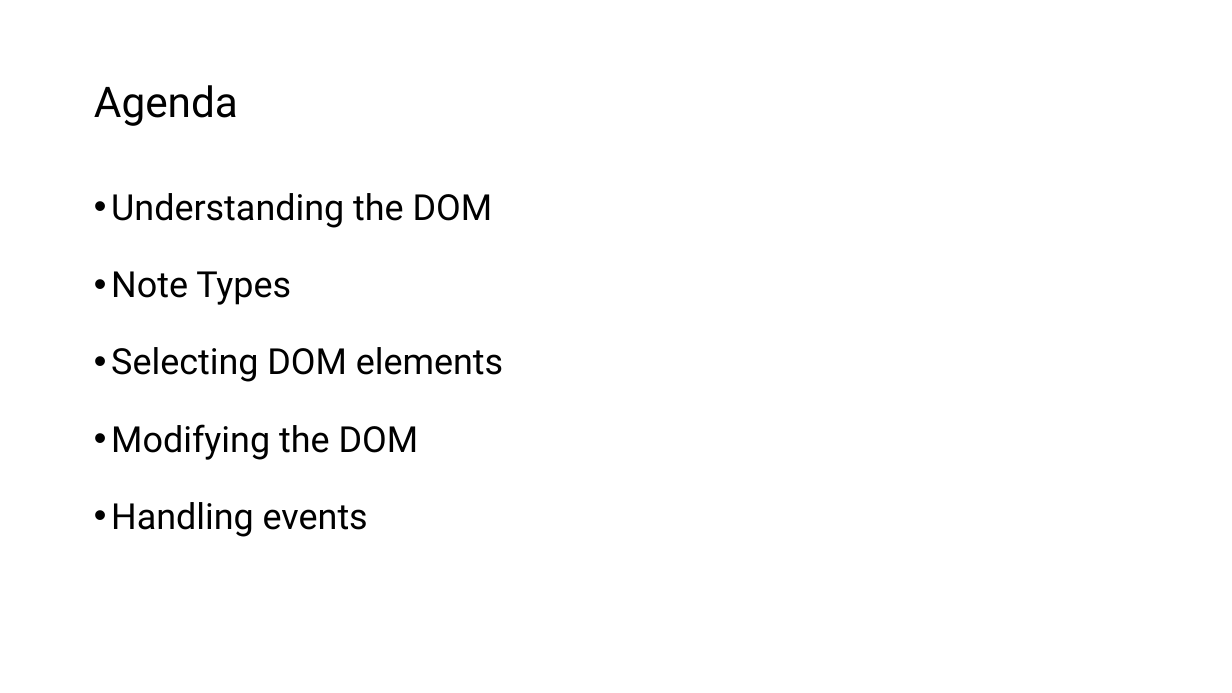
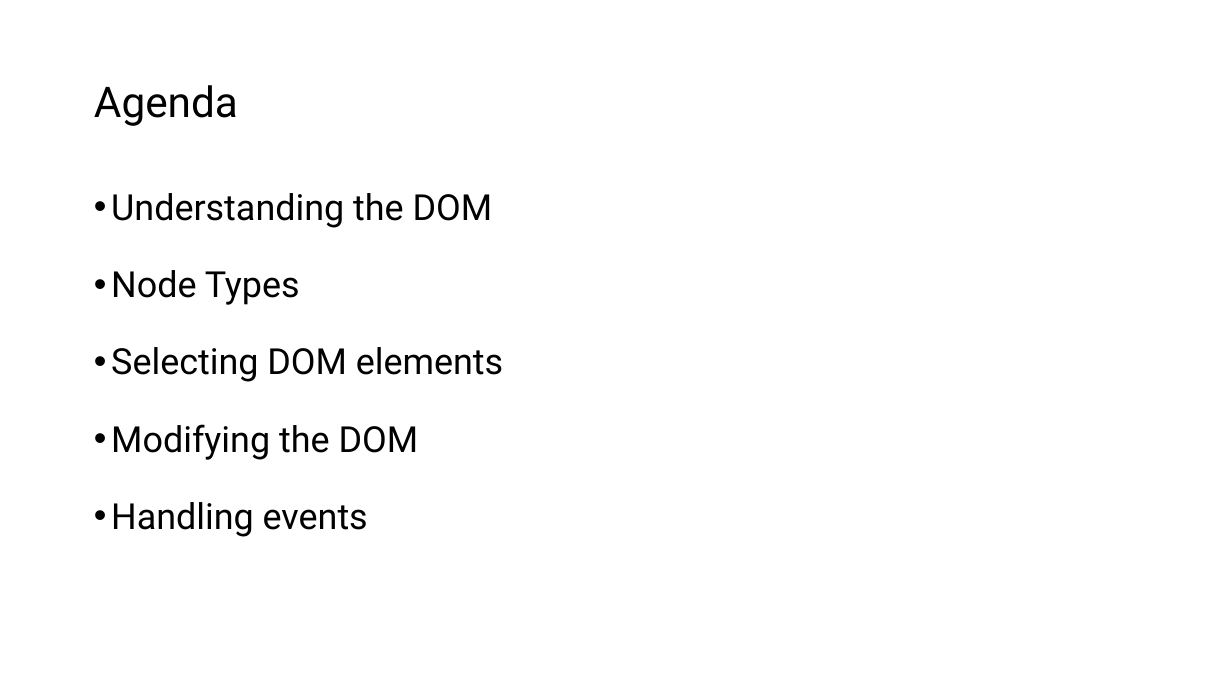
Before and after one commit to sweko/uacs-internet-programming-2023, a slide deck: slide 2 of Lecture-02/materials/Class04-DOM.pptx. Drawn at 1232x693 pixels with LibreOffice and Linux fonts; fonts in the diff are those of the drawing; background and template pictures are left out. Boxes give left, top, right and bottom in pixels: in the first picture for what was removed or moved away, otherwise in the second. Text is boxed around its words. In the diff, an @@ line names an element or a change of style, - is before the commit and + after.

Commit message:
Lecture 2 - group 2

```diff
--- a/Lecture-02/materials/Class04-DOM.pptx
+++ b/Lecture-02/materials/Class04-DOM.pptx
@@ text at [111,270,300,305]: text changed @@
-• Note Types
+• Node Types
```
Also in this commit, not shown: 7 other files.
